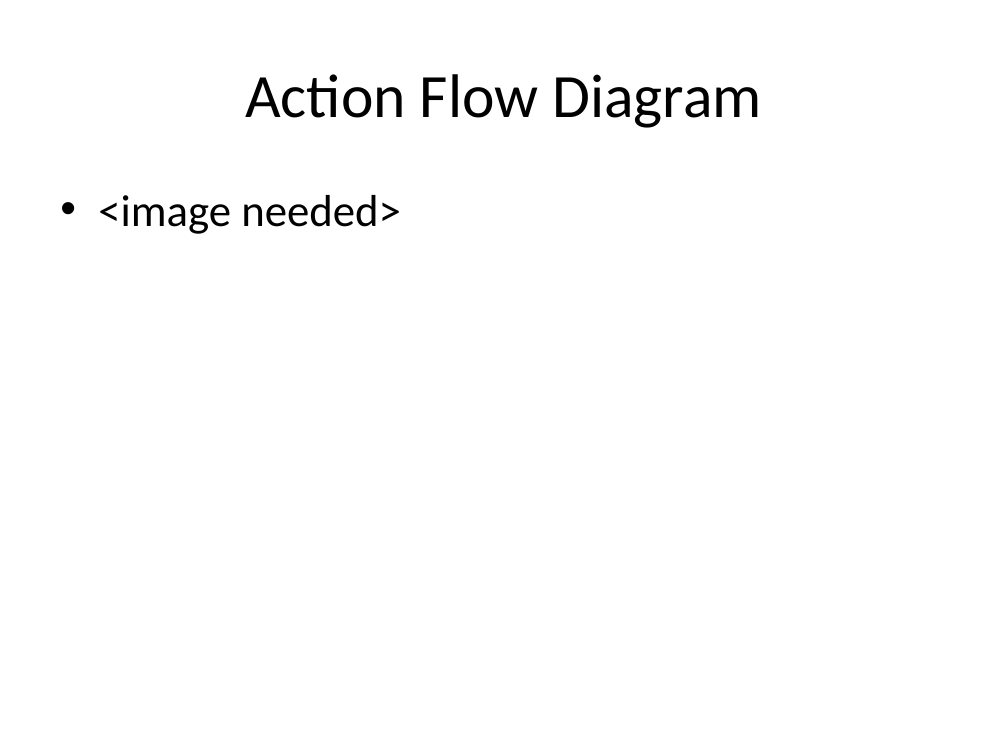
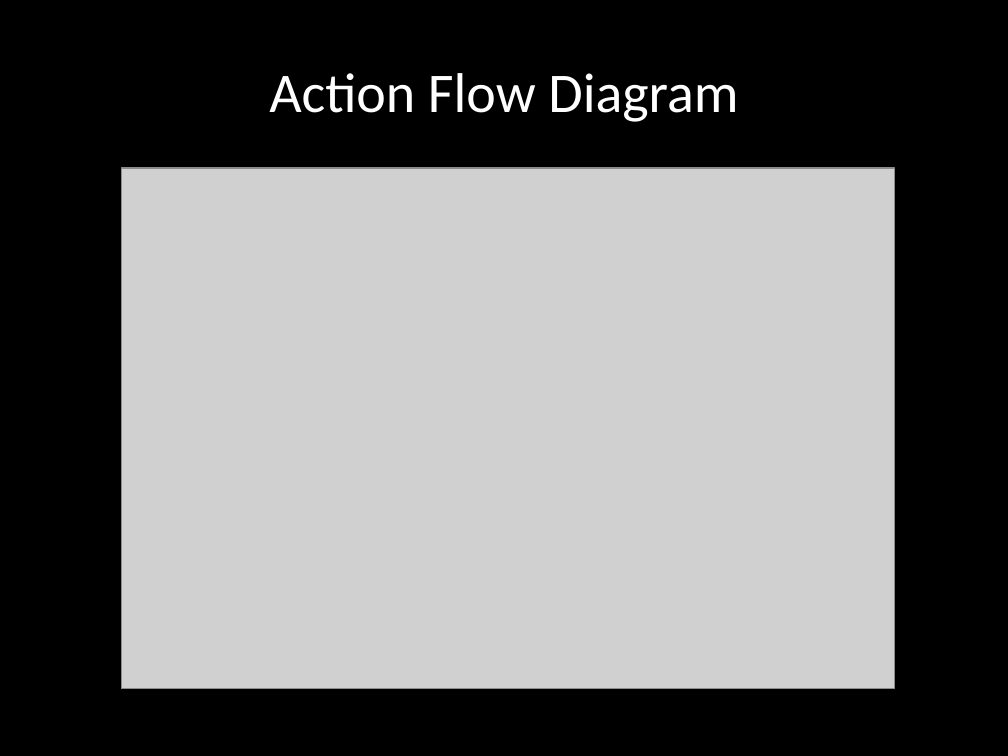
Before and after one commit to lqi/sensiblephp, a slide deck: slide 8 of docs/FinalProjectPresentation.pptx. Drawn at 1008x756 pixels with LibreOffice and Linux fonts; fonts in the diff are those of the drawing; grey boxes stand for pictures. Boxes give left, top, right and bottom in pixels: in the first picture for what was removed or moved away, otherwise in the second. Text is boxed around its words. In the diff, an @@ line names an element or a change of style, - is before the commit and + after.

```diff
--- a/docs/FinalProjectPresentation.pptx
+++ b/docs/FinalProjectPresentation.pptx
@@ background #FFFFFF to #000000 @@
@@ title "Action Flow Diagram" at (269,73,738,122): size 44 to 40 pt, text colour #000000 to #FFFFFF; line spacing 1 to 0.95 @@
@@ picture added at (121,168,894,689) @@
@@ text removed at (98,195,401,234) @@
-• <image needed>
```
Also in this commit, not shown: 13 other slides changed, 2 slides added.
